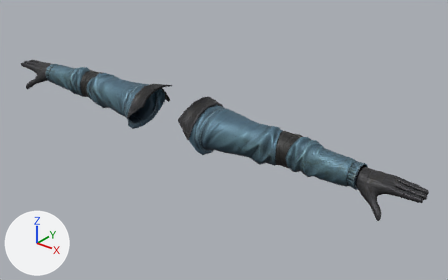
The glTF model assets/models/player_arms.glb as it was, and as the next commit left it.
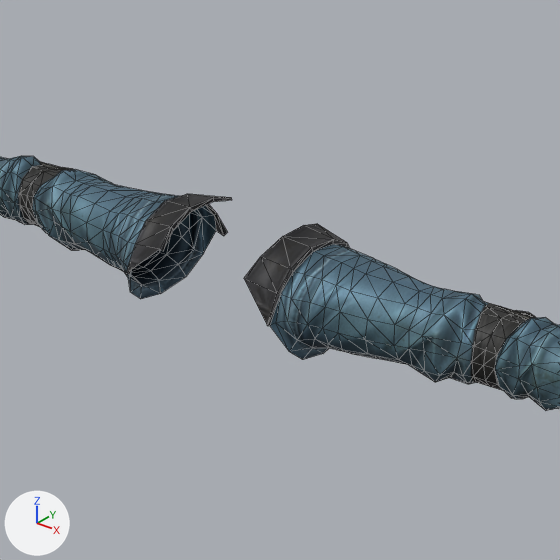
Each version is shown whole from a camera (50 mm lens) standing at (1.466, -1.513, 2.376) and looking at (0.16, 0.12, 1.364), then close up on the part from 16% to 70% of the width and 0% to 86% of the height. The axes (+X, +Y, +Z) are drawn at lower left. The lights are the same throughout. The first two pictures are the older version. The close-ups show mesh edges as thin lines. Where no turn or scale is listed for an object, it has been applied to the vertices. Vertices at exactly the same position are counted once.

Names of what the first close-up shows: 'Soldier_body'.
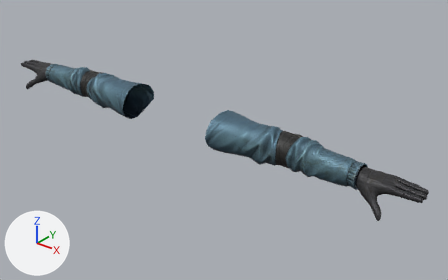
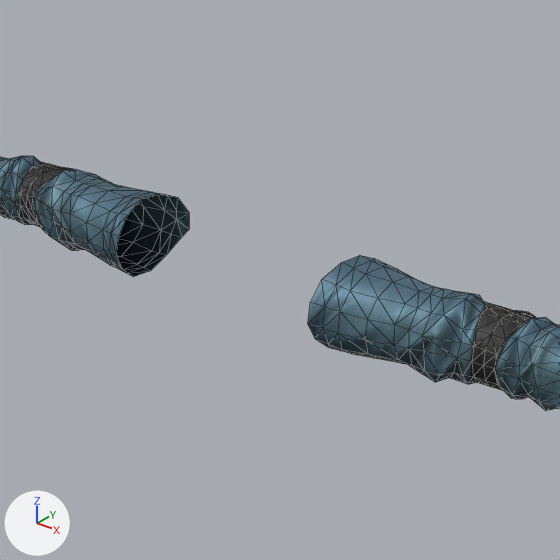
Location of each change, [x1, y1, x2, y2] in pixels of the close-ups (560 x 560 px):
part 1 of me_soldier_body, deleted: before [116, 194, 372, 360]

The change, as a list of edits to the scene's bpy script:
```text
Change me_soldier_body:
    used by ob_soldier_body; location = (0.0, 0.0, 0.0)
    remove me_soldier_body.from_pydata(...)  # 1829 vertices, 3590 faces; spans x -0.96..0.96, y -0.07..0.16, z 1.36..1.53
    add me_soldier_body.from_pydata(...)  # 1739 vertices, 3422 faces; spans x -0.96..0.96, y -0.04..0.13, z 1.36..1.52
    me_soldier_body part 1
    90 vertices are removed from x -0.19..0.19, y -0.07..0.16, z 1.36..1.53
    168 faces are deleted
```
